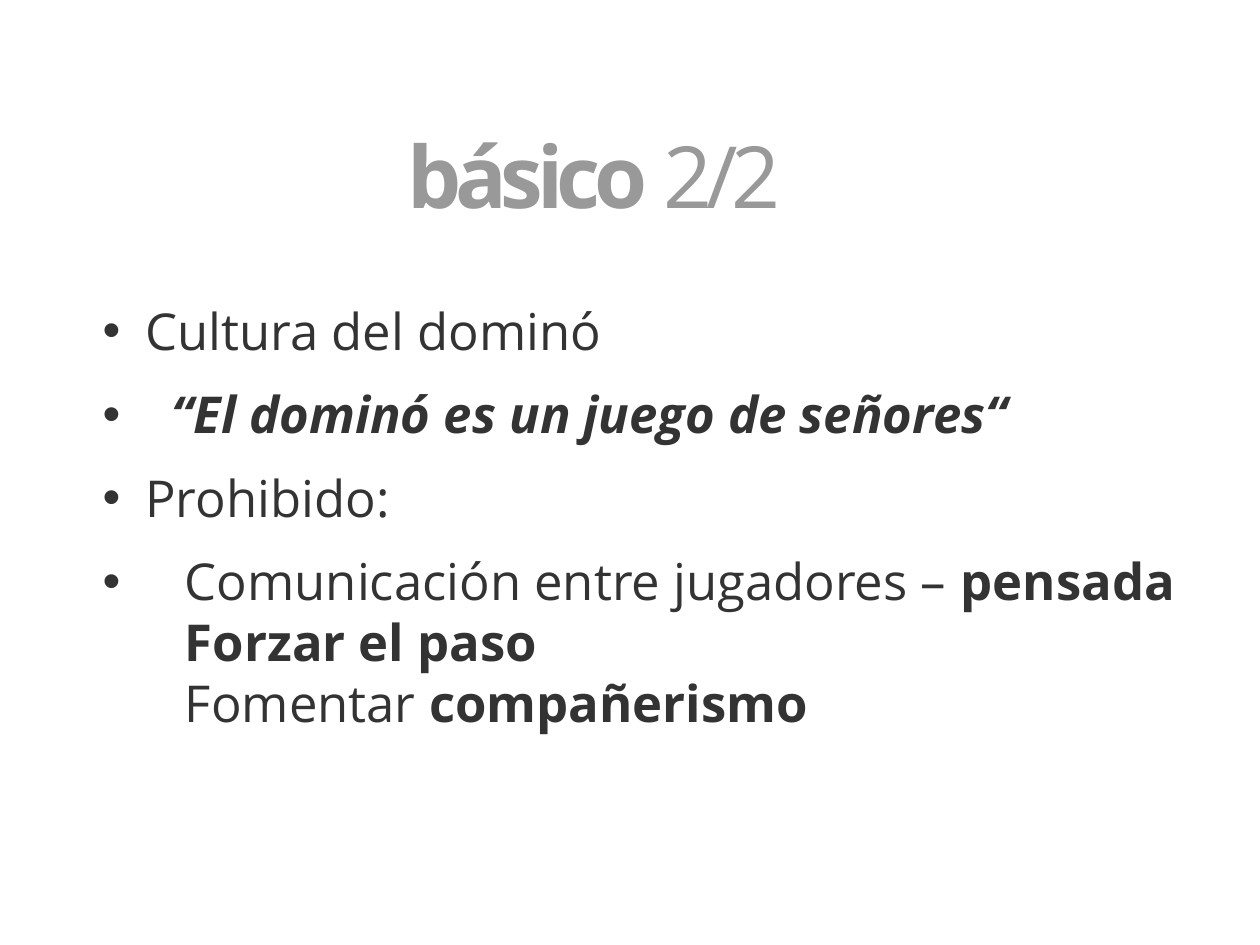
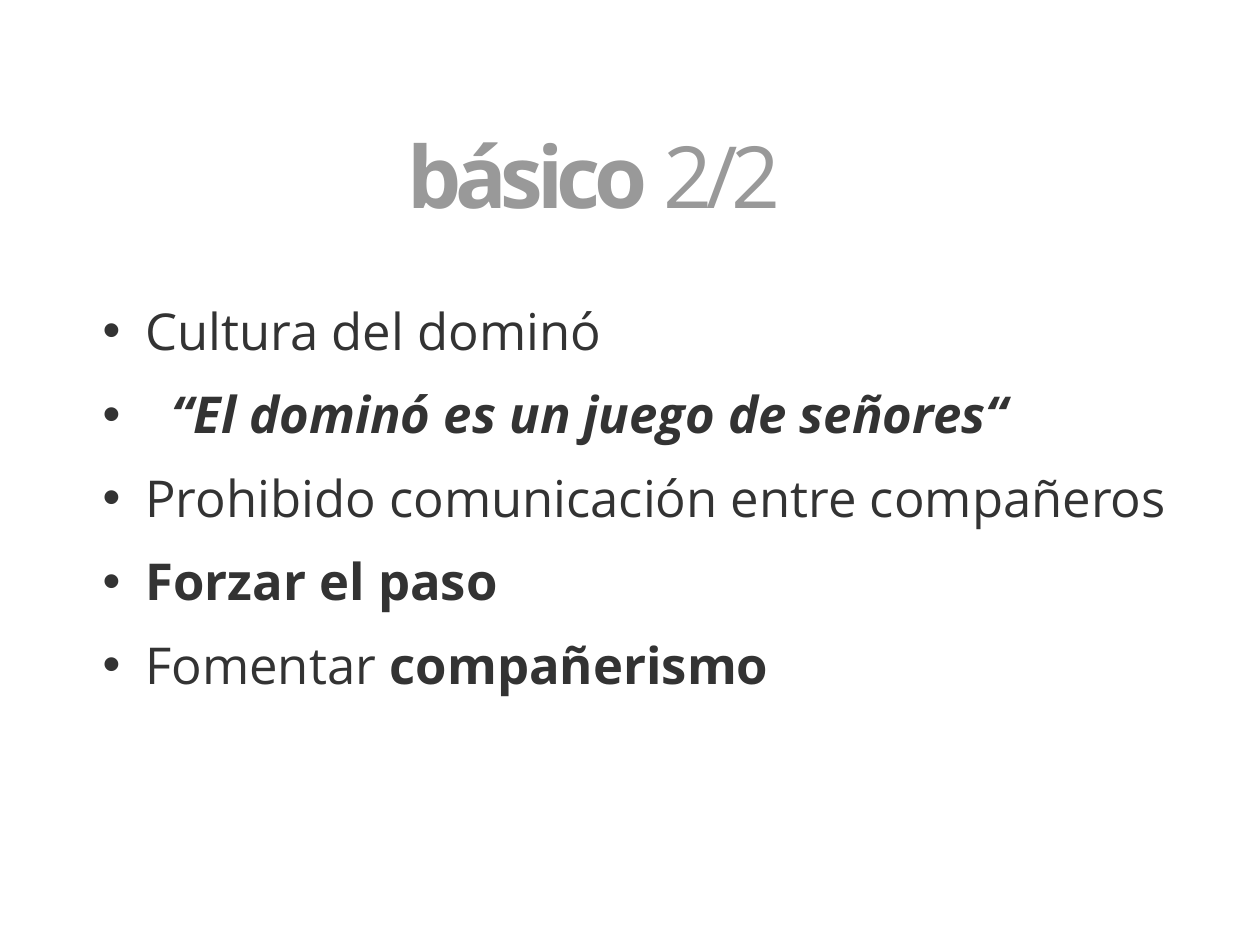
Before and after one commit to 3oheme/dominous, a slide deck: slide 8 of docs/presentacion/presentacion.odp (slide 7 before the commit). Drawn at 1260x945 pixels with LibreOffice and Linux fonts; fonts in the diff are those of the drawing; background and template pictures are left out. Boxes give left, top, right and bottom in pixels: in the first picture for what was removed or moved away, otherwise in the second. Text is boxed around its words. In the diff, an @@ line names an element or a change of style, - is before the commit and + after.

```diff
--- a/docs/presentacion/presentacion.odp
+++ b/docs/presentacion/presentacion.odp
@@ text at (145,478,1166,697): text changed @@
-• Prohibido:
-          • Comunicación entre jugadores – pensada
-            Forzar el paso
-            Fomentar compañerismo
+• Prohibido comunicación entre compañeros
+• Forzar el paso
+          • Fomentar compañerismo
```
Also in this commit, not shown: 11 other slides changed, 7 slides added, 6 slides removed.
